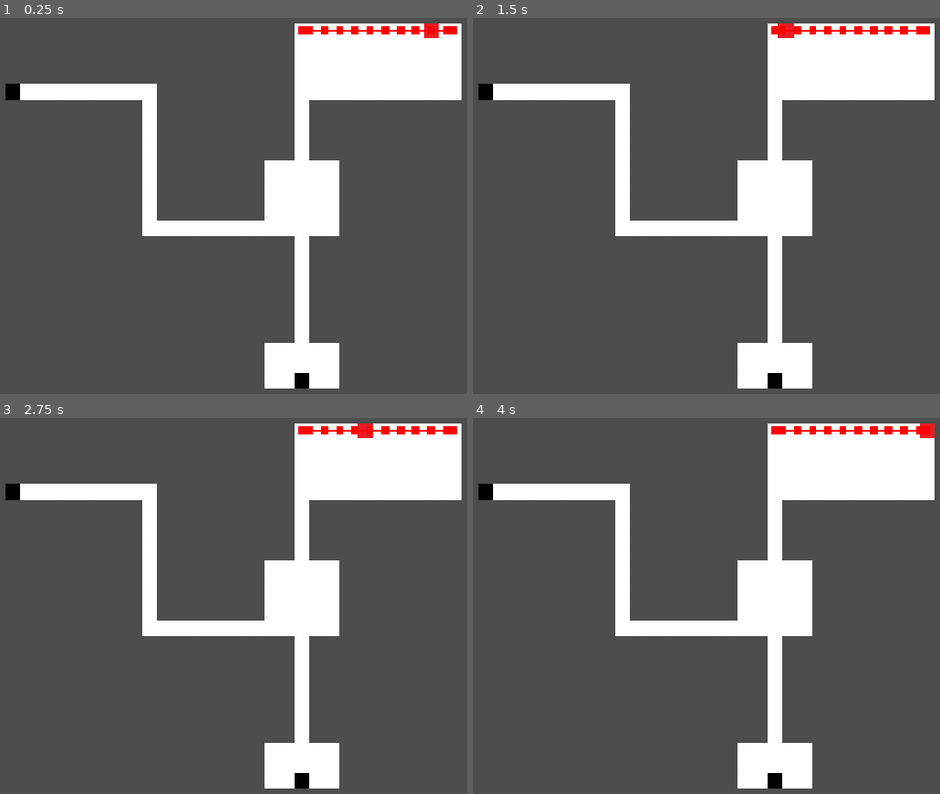
Above: before the commit, frames 1-4 (two rows, left to right).
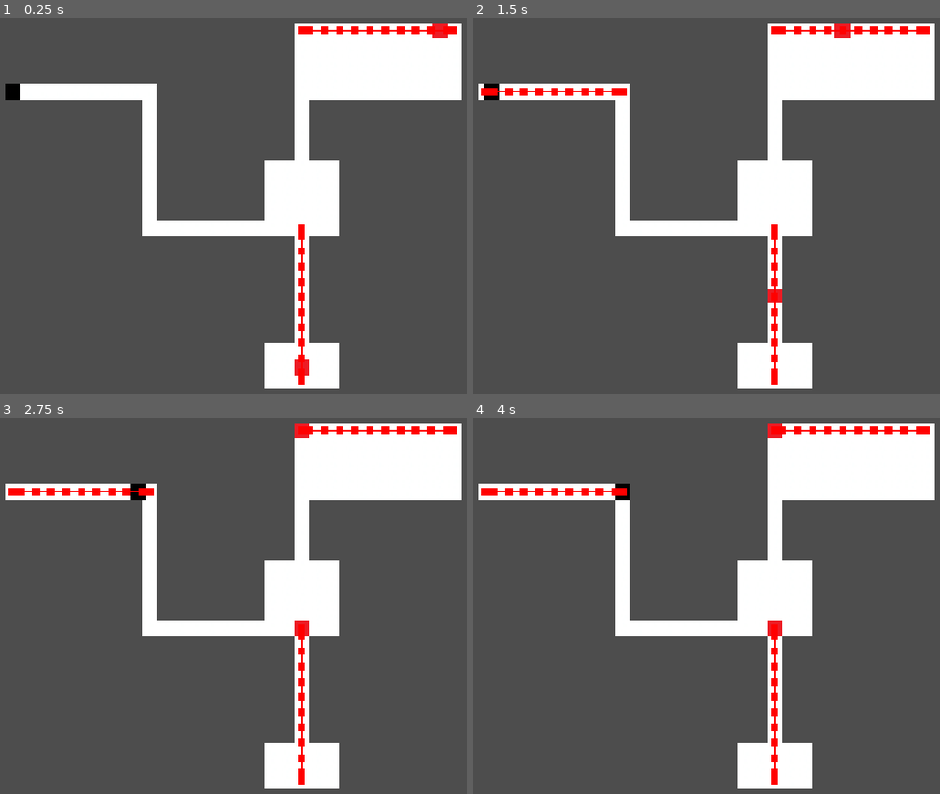
Above: after the commit, the same moments.

Repository: WittySmirk/wardenonholiday
Game: Godot game, scene res://map.tscn
Same seed, same stepped clock (60 frames per second), same inputs: the game is played once before the commit and once after it.
Inputs (mouse positions are in pixels of both pictures, inside the frame that each line leads up to):
- Up to frame 1 (0.25 s): no input
- Up to frame 2 (1.5 s): move the mouse to (487, 93) at 0.52 s; click (487, 93) at 0.67 s; move the mouse to (622, 93) at 1.27 s; click (622, 93) at 1.42 s
- Up to frame 3 (2.75 s): move the mouse to (149, 628) at 2.02 s; click (149, 628) at 2.17 s
- Up to frame 4 (4 s): move the mouse to (804, 628) at 2.77 s; click (804, 628) at 2.92 s; tap Enter at 3.5 s; move the mouse to (804, 568) at 3.52 s; click (804, 568) at 3.67 s

The runs differ from the first frame. In frame 1, 0.7% of the frame differs, in the area x 63-96%, y 1-99%; in frame 2, 1.2%; in frame 3, 1.3%, in the area x 1-80%, y 1-99%; in frame 4, 1.3%.

Commit message:
AI is 80% complete

Diff:
--- a/enforcer.gd
+++ /dev/null
@@ -1,12 +0,0 @@
-extends CharacterBody2D
-
-@export var nav_agent : NavigationAgent2D
-
-func _process(delta: float):
-	nav_agent.target_position = Vector2(0,0)
-	# print(nav_agent.get_next_path_position())
-
-func _on_area_2d_input_event(viewport: Node, event: InputEvent, shape_idx: int) -> void:
-	if event is InputEventMouseButton and event.pressed:
-		if event.button_index == MOUSE_BUTTON_LEFT:
-			print("gaurd clicked")
--- a/game_state.gd
+++ b/game_state.gd
@@ -1,11 +1,17 @@
 extends Node
 
-var selected_guard: Gaurd = null
+var selected_guard: Guard = null
 
 func set_selected_target(target: MoveTarget):
 	if selected_guard != null:
 		if selected_guard.current_node.connections.find(target) != -1:
 			selected_guard.set_movement_target(target)
+			if target.occupant != null:
+				if target.occupant.groupType == Group.GroupType.INMATE:
+					selected_guard.set_movement_target(target)
+					selected_guard.initiated_fight = true
+					return
+			selected_guard.initiated_fight = false
 			selected_guard = null
 		else:
 			print("cannot set this target")
--- a/gaurd.tscn
+++ /dev/null
@@ -1,39 +0,0 @@
-[gd_scene format=3 uid="uid://bgaivag0km53a"]
-
-[ext_resource type="Script" uid="uid://do4y3v23d2u5o" path="res://enforcer.gd" id="1_uuwdr"]
-[ext_resource type="Texture2D" uid="uid://i5ba5f2kuc8w" path="res://black_square.png" id="2_dk1vv"]
-
-[sub_resource type="RectangleShape2D" id="RectangleShape2D_51px8"]
-size = Vector2(8, 8)
-
-[sub_resource type="GDScript" id="GDScript_14olt"]
-script/source = "extends Area2D
-"
-
-[sub_resource type="RectangleShape2D" id="RectangleShape2D_ujqdw"]
-size = Vector2(8, 8)
-
-[node name="gaurd" type="CharacterBody2D" unique_id=1635901800 node_paths=PackedStringArray("nav_agent")]
-script = ExtResource("1_uuwdr")
-nav_agent = NodePath("NavigationAgent2D")
-
-[node name="NavigationAgent2D" type="NavigationAgent2D" parent="." unique_id=585143583]
-debug_enabled = true
-
-[node name="Sprite2D" type="Sprite2D" parent="." unique_id=1577002716]
-position = Vector2(1, 0)
-texture = ExtResource("2_dk1vv")
-
-[node name="CollisionShape2D" type="CollisionShape2D" parent="." unique_id=235998446]
-position = Vector2(1, 0)
-shape = SubResource("RectangleShape2D_51px8")
-
-[node name="Area2D" type="Area2D" parent="." unique_id=580569208]
-script = SubResource("GDScript_14olt")
-
-[node name="CollisionShape2D" type="CollisionShape2D" parent="Area2D" unique_id=2078153663]
-position = Vector2(1, 0)
-shape = SubResource("RectangleShape2D_ujqdw")
-
-[connection signal="input_event" from="." to="." method="_on_input_event"]
-[connection signal="input_event" from="Area2D" to="." method="_on_area_2d_input_event"]
--- /dev/null
+++ b/group.gd
@@ -0,0 +1,9 @@
+extends CharacterBody2D
+class_name Group
+
+var quantity: int = 1
+enum GroupType {GUARD, INMATE}
+var fighting = false
+var initiated_fight = true
+
+@export var groupType: GroupType
--- a/guard.gd
+++ b/guard.gd
@@ -1,12 +1,19 @@
-extends CharacterBody2D
-class_name Gaurd
+extends Group
+class_name Guard
 
 var target: MoveTarget
 var movement_delta: float
 @export var movement_speed: float = 50.0
-@export var nav_agent: NavigationAgent2D
+@onready var nav_agent = $NavigationAgent2D
 @export var current_node: MoveTarget
-@export var cooldown_timer: Timer
+@onready var cooldown_timer = $Timer
+
+#AI variables
+var previous_node: MoveTarget
+var previous_previous_node: MoveTarget
+var retreat_path: Array[MoveTarget] = []
+var retreating = false
+
 
 func _ready() -> void:
 	nav_agent.velocity_computed.connect(Callable(_on_velocity_computed))
@@ -18,14 +25,74 @@
 	nav_agent.set_target_position(movement_target.global_position)
 	target = movement_target
 
+func retreat(inmates_initiated: bool):
+	retreating = true
+	print("Guard retreating")
+
+	retreat_path.clear()
+
+	#Decide what spaces to move to based on whether guard or inmate initiated
+	if !inmates_initiated:
+		if current_node != null:
+			retreat_path.append(current_node)
+
+		if previous_node != null:
+			retreat_path.append(previous_node)
+	else:
+		print("code ran")
+		if previous_node != null:
+			retreat_path.append(previous_node)
+
+		if previous_previous_node != null:
+			retreat_path.append(previous_previous_node)
+
+	if retreat_path.is_empty():
+		#TODO Kill guards
+		print("Guard trapped")
+		return
+
+
+	current_node.occupant = null
+
+	target = retreat_path[0]
+	nav_agent.set_target_position(target.global_position)
+	retreat_path.remove_at(0)
+
 func _physics_process(delta):
 	# Do not query when the map has never synchronized and is empty.
 	if NavigationServer2D.map_get_iteration_id(nav_agent.get_navigation_map()) == 0:
 		return
 	if (nav_agent.is_navigation_finished() or nav_agent.is_target_reached()) and target:
+		previous_previous_node = previous_node
+		previous_node = current_node
 		current_node = target
+		target.occupant = self
 		target = null
-		cooldown_timer.start()
+
+		if retreating:
+			cooldown_timer.start(0.5)
+		else:
+			cooldown_timer.start(0.5)
+
+	if cooldown_timer.is_stopped() and target == null:
+
+		#Continue retreating if there are still nodes in the retreat path
+		if retreating and not retreat_path.is_empty():
+			current_node.occupant = null
+
+			target = retreat_path[0]
+			retreat_path.remove_at(0)
+
+			nav_agent.set_target_position(target.global_position)
+			return
+
+		#Finished retreating
+		if retreating:
+			retreating = false
+			fighting = false
+
+		if fighting:
+			return
 
 	var next_path_position: Vector2 = nav_agent.get_next_path_position()
 	var new_velocity: Vector2 = global_position.direction_to(next_path_position) * movement_speed
@@ -44,11 +111,21 @@
 	velocity = safe_velocity
 	move_and_slide()
 
+	for i in get_slide_collision_count():
+		var collision = get_slide_collision(i)
+		var collider = collision.get_collider()
+
+		if collider is Group:
+			if collider.groupType == GroupType.INMATE:
+				if not fighting:
+					fighting = true
+					collider.fighting = true
+					InteractionHandler.fight(self, collider, !initiated_fight)
+				return
+
 func _on_area_2d_input_event(viewport: Node, event: InputEvent, shape_idx: int) -> void:
 	if event is InputEventMouseButton and event.pressed:
 		if event.button_index == MOUSE_BUTTON_LEFT:
-			if cooldown_timer.is_stopped():
+			print(cooldown_timer)
+			if cooldown_timer.is_stopped()  and target == null:
 				GameState.selected_guard = self
-				print("guard selected")
-			else:
-				print("on cooldown")
--- a/guard.tscn
+++ b/guard.tscn
@@ -13,10 +13,8 @@
 [sub_resource type="RectangleShape2D" id="RectangleShape2D_ujqdw"]
 size = Vector2(8, 8)
 
-[node name="guard" type="CharacterBody2D" unique_id=1635901800 node_paths=PackedStringArray("nav_agent", "cooldown_timer")]
+[node name="guard" type="CharacterBody2D" unique_id=1635901800]
 script = ExtResource("1_dk1vv")
-nav_agent = NodePath("NavigationAgent2D")
-cooldown_timer = NodePath("Timer")
 
 [node name="NavigationAgent2D" type="NavigationAgent2D" parent="." unique_id=585143583]
 debug_enabled = true
@@ -36,6 +34,7 @@
 [node name="Timer" type="Timer" parent="." unique_id=565907661]
 wait_time = 0.5
 one_shot = true
+autostart = true
 
 [connection signal="input_event" from="." to="." method="_on_input_event"]
 [connection signal="velocity_computed" from="NavigationAgent2D" to="." method="_on_navigation_agent_2d_velocity_computed"]
--- a/inmate.gd
+++ b/inmate.gd
@@ -1,38 +1,230 @@
-extends CharacterBody2D
+extends Group
+class_name Inmate
+
+#TODO LIST OF BUGS
+#Roaming gets blocked, doesnt move anymore, when it is unblocked it moves again
+#Sabotaging retreat path is bogus when it is blocked (returns [] so knows there is no possible path)
+#Same for escape
+#If there are no more sabotage nodes it crashes
+
+
 
 var target: MoveTarget
 var movement_delta: float
 @export var movement_speed: float = 50.0
 @export var current_node: MoveTarget
-@export var cooldown_timer: Timer
-@export var nav_agent: NavigationAgent2D
+@onready var cooldown_timer = $CooldownTimer
+@onready var nav_agent = $NavigationAgent2D
+
+#AI variables
+enum inmateTypes {ROAMING, ESCAPING, SABOTAGING}
+var inmateType
+var desiredPosition
+var current_path_index = 1
+var path: Array
+var sabotaging = false
+var current_sabotage_node: MoveTarget
+var guard_to_avoid: Guard
+@export var escapeNodes: Array[MoveTarget]
+@export var sabotageNodes: Array[MoveTarget]
+
+var previous_node: MoveTarget
+var retreating = false
 
 
 func _ready() -> void:
+	#Connect nav agent and initialize
+	quantity = 4
 	nav_agent.velocity_computed.connect(Callable(_on_velocity_computed))
 	current_node.enabled = false
 	nav_agent.path_desired_distance = 4.0
 	nav_agent.target_desired_distance = 4.0
 
-func set_movement_target(movement_target: MoveTarget):
-	nav_agent.set_target_position(movement_target.global_position)
-	target = movement_target
-
-func _process(delta: float) -> void:
-	if cooldown_timer.is_stopped():
-		#print(randi_range(0, current_node.connections.size() - 1))
-		if target == null:
-			set_movement_target(current_node.connections[randi_range(0, current_node.connections.size() - 1)])
-		#cooldown_timer.start()
+	#Decide the enemy type this group is
+	var rand = randi_range(0, 2)
+	match rand:
+		0:
+			inmateType = inmateTypes.ROAMING
+			print("ROAMING")
+			roam()
+		1:
+			inmateType = inmateTypes.ESCAPING
+			print("ESCAPING")
+			escape()
+		2:
+			inmateType = inmateTypes.SABOTAGING
+			print("SABOTAGING")
+			sabotage()
+
+
+func roam():
+	print("roaming")
+
+	var next_node = null
+
+	for node in current_node.connections:
+		if node.occupant == null || node.occupant.groupType == GroupType.INMATE:
+			next_node = node
+			break
+
+	if next_node != null:
+		current_node.occupant = null
+
+		nav_agent.set_target_position(next_node.global_position)
+		target = next_node
+
+func check_for_adjacent_guard() -> bool:
+	for neighbor in current_node.connections:
+		if neighbor.occupant != null:
+			if neighbor.occupant.groupType == GroupType.GUARD and neighbor.occupant != guard_to_avoid:
+				print("going to fight")
+				nav_agent.set_target_position(neighbor.global_position)
+				initiated_fight = true
+				target = neighbor
+				return true
+
+	return false
+
+
+func escape():
+	#Find path to escape
+	if path.is_empty():
+		var target_node = escapeNodes[randi_range(0, escapeNodes.size() - 1)]
+		path = findBestPath(current_node, target_node, false)
+		current_path_index = 1
+
+	#If no path was found, just roam until one is
+	if path.is_empty():
+		roam()
+
+func sabotage():
+	if path.is_empty() and not sabotageNodes.is_empty():
+		var node_index = randi_range(0, sabotageNodes.size() - 1)
+		var target_node = sabotageNodes[node_index]
+		current_sabotage_node = target_node
+
+		path = findBestPath(current_node, target_node, false)
+		current_path_index = 1
+
+	if path.is_empty():
+		roam()
+
+func retreat(inmates_initiated: bool, guard: Guard):
+	retreating = true
+	path.clear()
+	guard_to_avoid = guard
+	cooldown_timer.stop()
+
+	#Return to the tile where the guard was spotted from
+	if inmates_initiated:
+		print("Inmates initiated")
+		if current_node != null:
+			path.append(current_node)
+
+		if previous_node != null:
+			path.append(previous_node)
+	else:
+		print("Inmates did not initiate")
+		print("Retreat node: ", previous_node)
+		if previous_node != null:
+			path.append(previous_node)
+
+	# Start following the path
+	current_path_index = 0
+
+	if path.is_empty():
+		#TODO kill the inmates
+		print("Inmate trapped")
+		retreating = false
+		fighting = false
+		return
+
+	current_node.occupant = null
+
+	var next_node = path[current_path_index]
+	nav_agent.set_target_position(next_node.global_position)
+	target = next_node
+	current_path_index += 1
+
 
 func _physics_process(delta):
 	# Do not query when the map has never synchronized and is empty.
 	if NavigationServer2D.map_get_iteration_id(nav_agent.get_navigation_map()) == 0:
 		return
+
+	#If the current path is finished, set the node states and start the cooldown timer
 	if (nav_agent.is_navigation_finished() or nav_agent.is_target_reached()) and target:
+		#Reached the target
+		previous_node = current_node
 		current_node = target
+		target.occupant = self
 		target = null
-		cooldown_timer.start()
+
+		#Check if this was the final retreat node
+		if retreating and current_path_index >= path.size():
+			retreating = false
+			fighting = false
+			path.clear()
+			current_path_index = 1
+			print("humbled")
+			inmateType = inmateTypes.ROAMING
+
+		if retreating:
+			cooldown_timer.start(0.5)
+		else:
+			cooldown_timer.start(5)
+
+		if current_path_index >= path.size() and inmateType == inmateTypes.SABOTAGING:
+			sabotaging = true
+			#TODO sabotage
+
+	if cooldown_timer.is_stopped() and target == null:
+		print(self.quantity)
+
+		#Check if there are any guards nearby to fight
+		if not retreating:
+			if check_for_adjacent_guard():
+				return
+
+		if retreating:
+			#If still following a retreat path, get the next position
+			if current_path_index < path.size():
+				current_node.occupant = null
+
+				var next_node = path[current_path_index]
+				nav_agent.set_target_position(next_node.global_position)
+				initiated_fight = false
+				target = next_node
+				current_path_index += 1
+				return
+
+		if sabotaging:
+			sabotaging = false
+			sabotageNodes.erase(current_sabotage_node)
+			#TODO Change something after sabotage
+
+		#Keep following the defined path
+		if not path.is_empty() and current_path_index < path.size():
+			print("code ran")
+			current_node.occupant = null
+
+			var next_node = path[current_path_index]
+			nav_agent.set_target_position(next_node.global_position)
+			target = next_node
+			current_path_index += 1
+
+		else:
+			#Otherwise, make a new path
+			path.clear()
+			current_path_index = 1
+
+			match inmateType:
+				inmateTypes.ROAMING:
+					roam()
+				inmateTypes.ESCAPING:
+					escape()
+				inmateTypes.SABOTAGING:
+					sabotage()
 
 	var next_path_position: Vector2 = nav_agent.get_next_path_position()
 	var new_velocity: Vector2 = global_position.direction_to(next_path_position) * movement_speed
@@ -50,3 +242,60 @@
 func _on_velocity_computed(safe_velocity: Vector2):
 	velocity = safe_velocity
 	move_and_slide()
+
+	for i in get_slide_collision_count():
+		var collision = get_slide_collision(i)
+		var collider = collision.get_collider()
+
+		if collider is Group:
+			if collider.groupType == GroupType.GUARD:
+				if not fighting:
+					fighting = true
+					collider.fighting = true
+					InteractionHandler.fight(collider, self, initiated_fight)
+			elif collider.groupType == GroupType.INMATE:
+				#Merge with other inmate group
+				#Prevent both trying to merge into each other
+				if get_instance_id() < collider.get_instance_id():
+					self.quantity += collider.quantity
+					current_node.occupant = self
+					collider.queue_free()
+
+			return
+
+func findBestPath(startNode: MoveTarget, endNode: MoveTarget, considerGuards: bool) -> Array[MoveTarget]:
+	var visited: Dictionary = {startNode: true}
+	var queue: Array = [startNode]
+	var parent_map: Dictionary = {startNode: null}
+
+	while queue.size() > 0:
+		var current_node: MoveTarget = queue.pop_front()
+
+		for neighbor in current_node.connections:
+			if neighbor in visited:
+				continue
+
+			if considerGuards and neighbor.occupant != null:
+				if neighbor.occupant.groupType == GroupType.GUARD:
+					print("Guard in the way")
+					continue
+
+			visited[neighbor] = true
+			parent_map[neighbor] = current_node
+			queue.append(neighbor)
+
+			if neighbor == endNode:
+				return reconstructBestPath(parent_map, startNode, endNode)
+	return []
+
+
+func reconstructBestPath(parent_map: Dictionary, startNode: MoveTarget, endNode: MoveTarget) -> Array:
+	var path: Array = []
+	var current = endNode
+
+	while current != null:
+		path.append(current)
+		current = parent_map[current]
+
+	path.reverse()
+	return path
--- a/inmate.tscn
+++ b/inmate.tscn
@@ -6,10 +6,9 @@
 [sub_resource type="RectangleShape2D" id="RectangleShape2D_51px8"]
 size = Vector2(8, 8)
 
-[node name="inmate" type="CharacterBody2D" unique_id=348266310 node_paths=PackedStringArray("cooldown_timer", "nav_agent")]
+[node name="inmate" type="CharacterBody2D" unique_id=348266310]
+collision_mask = 0
 script = ExtResource("1_gs2f6")
-cooldown_timer = NodePath("Timer")
-nav_agent = NodePath("NavigationAgent2D")
 
 [node name="NavigationAgent2D" type="NavigationAgent2D" parent="." unique_id=82049794]
 debug_enabled = true
@@ -20,6 +19,6 @@
 [node name="Sprite2D" type="Sprite2D" parent="." unique_id=287007751]
 texture = ExtResource("1_wl7jc")
 
-[node name="Timer" type="Timer" parent="." unique_id=1715636088]
-wait_time = 0.5
+[node name="CooldownTimer" type="Timer" parent="." unique_id=1715636088]
+wait_time = 5.0
 one_shot = true
--- a/interaction_handler.gd
+++ b/interaction_handler.gd
@@ -1,11 +1,11 @@
 
-@tool
+#@tool
 extends Node
 
-@export var guard_lower_bound = 0
-@export var guard_upper_bound = 0
-@export var inmate_lower_bound = 0
-@export var inmate_upper_bound = 0
+var guard_lower_bound = 5
+var guard_upper_bound = 20
+var inmate_lower_bound = 1
+var inmate_upper_bound = 3
 
 func getStrength(lowerBound, upperBound, numRolls) -> int:
 	var strength = 0
@@ -23,6 +23,19 @@
 		return "INMATES";
 
 
+
+func fight(guard: Group, inmate: Group, did_inmates_initiate: bool):
+	print("Fighting")
+	var result = get_interaction_result(
+		guard.quantity,
+		inmate.quantity
+	)
+
+
+	if result == "GUARDS":
+		inmate.retreat(did_inmates_initiate, guard)
+	else:
+		guard.retreat(did_inmates_initiate)
 
 #@export var interaction_test: bool = false:
 	#set(value):
--- a/map.tscn
+++ b/map.tscn
@@ -199,7 +199,7 @@
 
 [node name="move_target3" parent="movement_nodes" unique_id=179874527 node_paths=PackedStringArray("connections") instance=ExtResource("3_e0an3")]
 position = Vector2(76, 84)
-connections = [NodePath("../move_target2"), NodePath("../move_target4")]
+connections = [NodePath("../move_target2"), NodePath("../move_target11")]
 
 [node name="move_target4" parent="movement_nodes" unique_id=1376889007 node_paths=PackedStringArray("connections") instance=ExtResource("3_e0an3")]
 position = Vector2(172, 84)
@@ -211,11 +211,23 @@
 
 [node name="move_target6" parent="movement_nodes" unique_id=991701716 node_paths=PackedStringArray("connections") instance=ExtResource("3_e0an3")]
 position = Vector2(156, 52)
-connections = [NodePath("../move_target5"), NodePath("../move_target7"), NodePath("../move_target8")]
+connections = [NodePath("../move_target10"), NodePath("../move_target5"), NodePath("../move_target11")]
+
+[node name="move_target11" parent="movement_nodes" unique_id=836238214 node_paths=PackedStringArray("connections") instance=ExtResource("3_e0an3")]
+position = Vector2(156, 84)
+connections = [NodePath("../move_target6"), NodePath("../move_target3"), NodePath("../move_target7"), NodePath("../move_target4")]
+
+[node name="move_target12" parent="movement_nodes" unique_id=1654044055 node_paths=PackedStringArray("connections") instance=ExtResource("3_e0an3")]
+position = Vector2(236, 12)
+connections = [NodePath("../move_target10"), NodePath("../move_target9")]
+
+[node name="move_target10" parent="movement_nodes" unique_id=504399860 node_paths=PackedStringArray("connections") instance=ExtResource("3_e0an3")]
+position = Vector2(156, 12)
+connections = [NodePath("../move_target12"), NodePath("../move_target8"), NodePath("../move_target6")]
 
 [node name="move_target8" parent="movement_nodes" unique_id=786757832 node_paths=PackedStringArray("connections") instance=ExtResource("3_e0an3")]
 position = Vector2(156, -20)
-connections = [NodePath("../move_target6"), NodePath("../move_target9")]
+connections = [NodePath("../move_target10"), NodePath("../move_target9")]
 
 [node name="move_target9" parent="movement_nodes" unique_id=527621551 node_paths=PackedStringArray("connections") instance=ExtResource("3_e0an3")]
 position = Vector2(236, -20)
@@ -223,20 +235,30 @@
 
 [node name="move_target7" parent="movement_nodes" unique_id=1284434193 node_paths=PackedStringArray("connections") instance=ExtResource("3_e0an3")]
 position = Vector2(156, 164)
-connections = [NodePath("../move_target6")]
-
-[node name="gaurd" parent="." unique_id=749380629 node_paths=PackedStringArray("current_node") instance=ExtResource("2_e0an3")]
-position = Vector2(4, 12)
-current_node = NodePath("../movement_nodes/move_target")
-
-[node name="g2" parent="." unique_id=1635901800 node_paths=PackedStringArray("current_node") instance=ExtResource("2_e0an3")]
-position = Vector2(156, 164)
-current_node = NodePath("../movement_nodes/move_target7")
+connections = [NodePath("../move_target11")]
 
 [node name="Camera2D" type="Camera2D" parent="." unique_id=1000948966]
 position = Vector2(146, 76)
 zoom = Vector2(3, 3)
 
-[node name="inmate" parent="." unique_id=348266310 node_paths=PackedStringArray("current_node") instance=ExtResource("4_p5pve")]
+[node name="inmate" parent="." unique_id=348266310 node_paths=PackedStringArray("current_node", "escapeNodes", "sabotageNodes") instance=ExtResource("4_p5pve")]
 position = Vector2(236, -20)
+collision_mask = 1
+movement_speed = 30.0
 current_node = NodePath("../movement_nodes/move_target9")
+escapeNodes = [NodePath("../movement_nodes/move_target3")]
+sabotageNodes = [NodePath("../movement_nodes/move_target5"), NodePath("../movement_nodes/move_target7")]
+groupType = 1
+
+[node name="inmate2" parent="." unique_id=726671681 node_paths=PackedStringArray("current_node", "escapeNodes", "sabotageNodes") instance=ExtResource("4_p5pve")]
+position = Vector2(156, 164)
+collision_mask = 1
+movement_speed = 30.0
+current_node = NodePath("../movement_nodes/move_target7")
+escapeNodes = [NodePath("../movement_nodes/move_target3")]
+sabotageNodes = [NodePath("../movement_nodes/move_target5"), NodePath("../movement_nodes/move_target7")]
+groupType = 1
+
+[node name="guard" parent="." unique_id=1635901800 node_paths=PackedStringArray("current_node") instance=ExtResource("4_urblq")]
+position = Vector2(4, 12)
+current_node = NodePath("../movement_nodes/move_target")
--- a/move_target.gd
+++ b/move_target.gd
@@ -4,6 +4,7 @@
 @export var connections: Array[MoveTarget]
 @export var sprite: Sprite2D
 var enabled: bool = true
+var occupant: Group
 
 func _process(delta: float) -> void:
 	if GameState.in_selected_range(self):
Not shown, removed: enforcer.gd.uid
Not shown, added: group.gd.uid
Not shown: 1 places in guard.tscn that only renumber resources
Not shown: 1 places in map.tscn that only renumber resources
